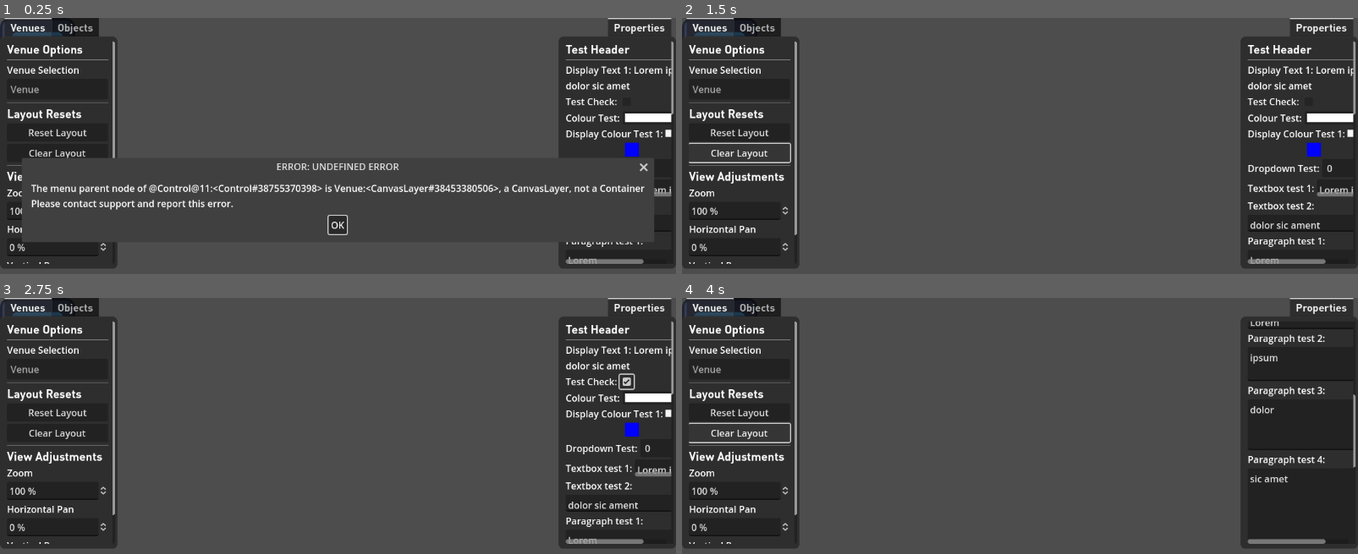
Above: before the commit, frames 1-4 (two rows, left to right).
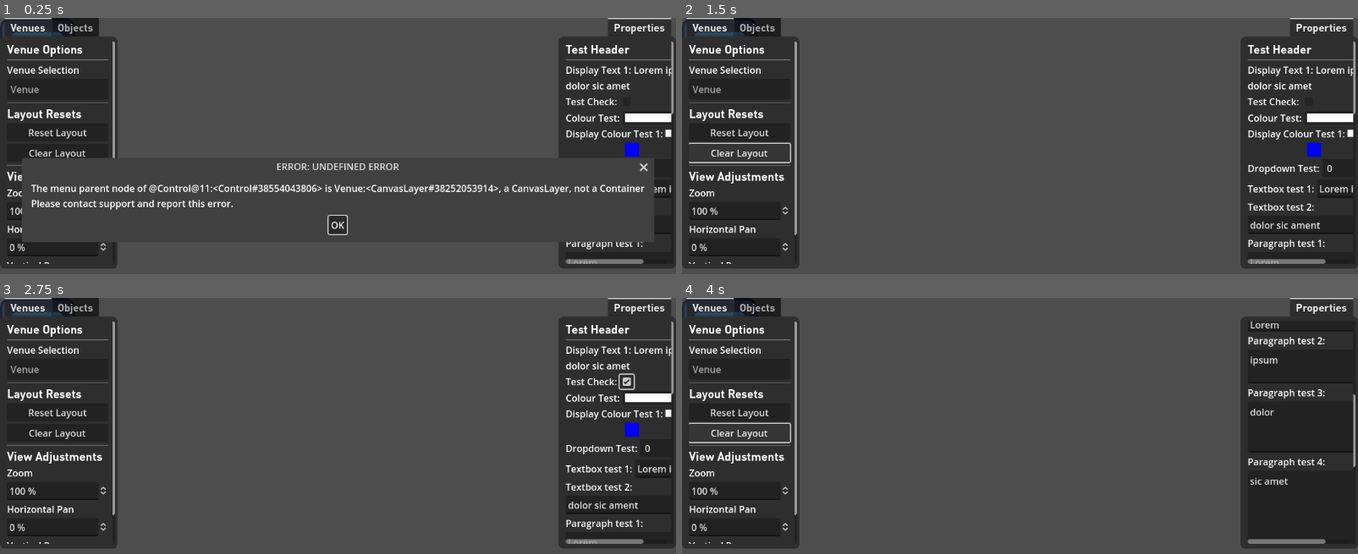
Above: after the commit, the same moments.

Repository: NeptunesOrca/Barcino
Game: Godot game, scene res://main.tscn
Same seed, same stepped clock (60 frames per second), same inputs: the game is played once before the commit and once after it. The project has no main scene, so this scene is started directly. The engine's default icon, where the game draws it, is replaced by a stand-in: a white triangle on a blue panel in a dark square.
Inputs (mouse positions are in pixels of both pictures, inside the frame that each line leads up to):
- Up to frame 1 (0.25 s): no input
- Up to frame 2 (1.5 s): click "OK" at 0.5 s; click "Clear Layout" at 1.25 s
- Up to frame 3 (2.75 s): click (628, 382) at 2 s
- Up to frame 4 (4 s): click "0" at 2.75 s; click "Clear Layout" at 3.5 s

The runs differ from the first frame. In frame 1, 0.4% of the frame differs, in the area x 39-100%, y 36-97%; in frame 2, 0.7%; in frame 3, 0.7%; in frame 4, 1.2%, in the area x 83-100%, y 8-73%.

Commit message:
Changed EditableText to use a LineEdit instead of a TextEdit Further differentiates it from ParagraphEntry and also gets rid of annoying vertical scrollbars

Diff:
--- a/Scripts/Properties/Property Fields/EditableText.gd
+++ b/Scripts/Properties/Property Fields/EditableText.gd
@@ -17,8 +17,8 @@
 #region Member Variables
 #I think we don't need this anymore
 #@export var fontheight = 16
-## The [TextEdit] for the [EditableTextPropertyField]
-var textbox : TextEdit
+## The [LineEdit] for the [EditableTextPropertyField]
+var textbox : LineEdit
 ## The [Container] that the [member textbox] will go in.
 ## [br]If [member EditableTextProperty.underLable], will be a [VBoxContainer] to display the elements vertically. Otherwise will be the [EditableTextPropertyField] itself.
 var parentContainer : BoxContainer
@@ -30,10 +30,9 @@
 	super(obj, property) #calls SelectionPropertyField._init()
 
 	# create the textbox
-	textbox = TextEdit.new()
+	textbox = LineEdit.new()
 	textbox.size_flags_horizontal = SIZE_EXPAND_FILL # will take up whatever space it can after the name
 	textbox.text = property.defaultText
-	#textbox.
 
 	#if putting it on the line below, need to fundamentally rethink the structure of PropertyField for this object type and override it completely
 	if (not property.underLable):
@@ -51,20 +50,11 @@
 		parentContainer.add_child(self.propertyName)
 	#add the textbox to whatever the parent container is
 	parentContainer.add_child(textbox)
-	fit_to_content_height()
 
 	#when the text changes, do what the property specifies
 	textbox.text_changed.connect(sendText)
 	self.send_text.connect(Callable(obj,property.commandName))
 	# we use the custom send_text signal to avoid a mess of getters and setters and to just send the text directly
-
-## Sizes the textbox to 1 line of the determined height
-func fit_to_content_height():
-	var lines = 1
-	var fontheight = textbox.get_line_height()
-	var fontheightspacing = 2
-	var linesize = fontheight * getLines() + fontheightspacing
-	textbox.custom_minimum_size.y = linesize
 #endregion
 
 #region Functions
